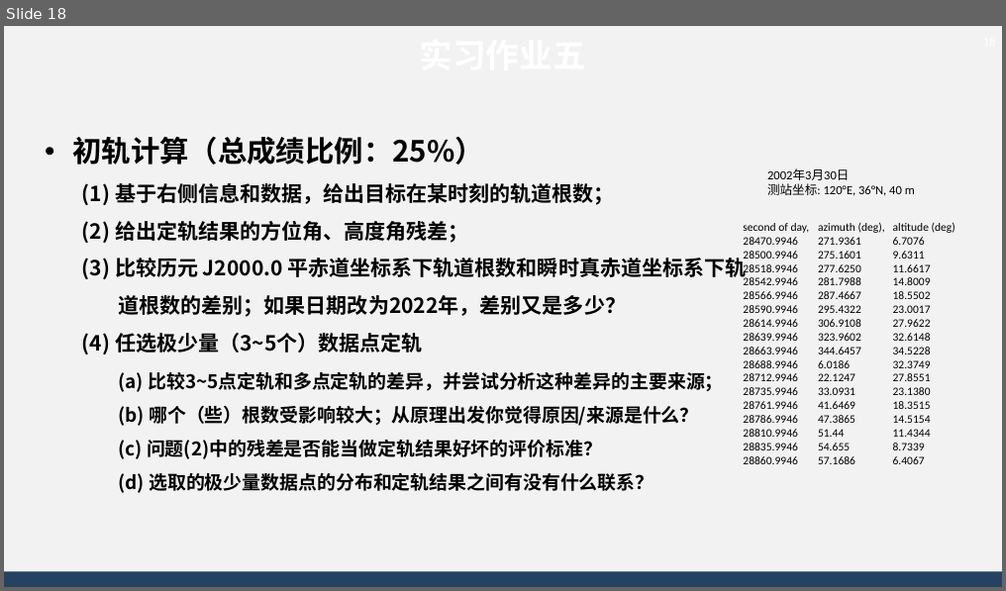
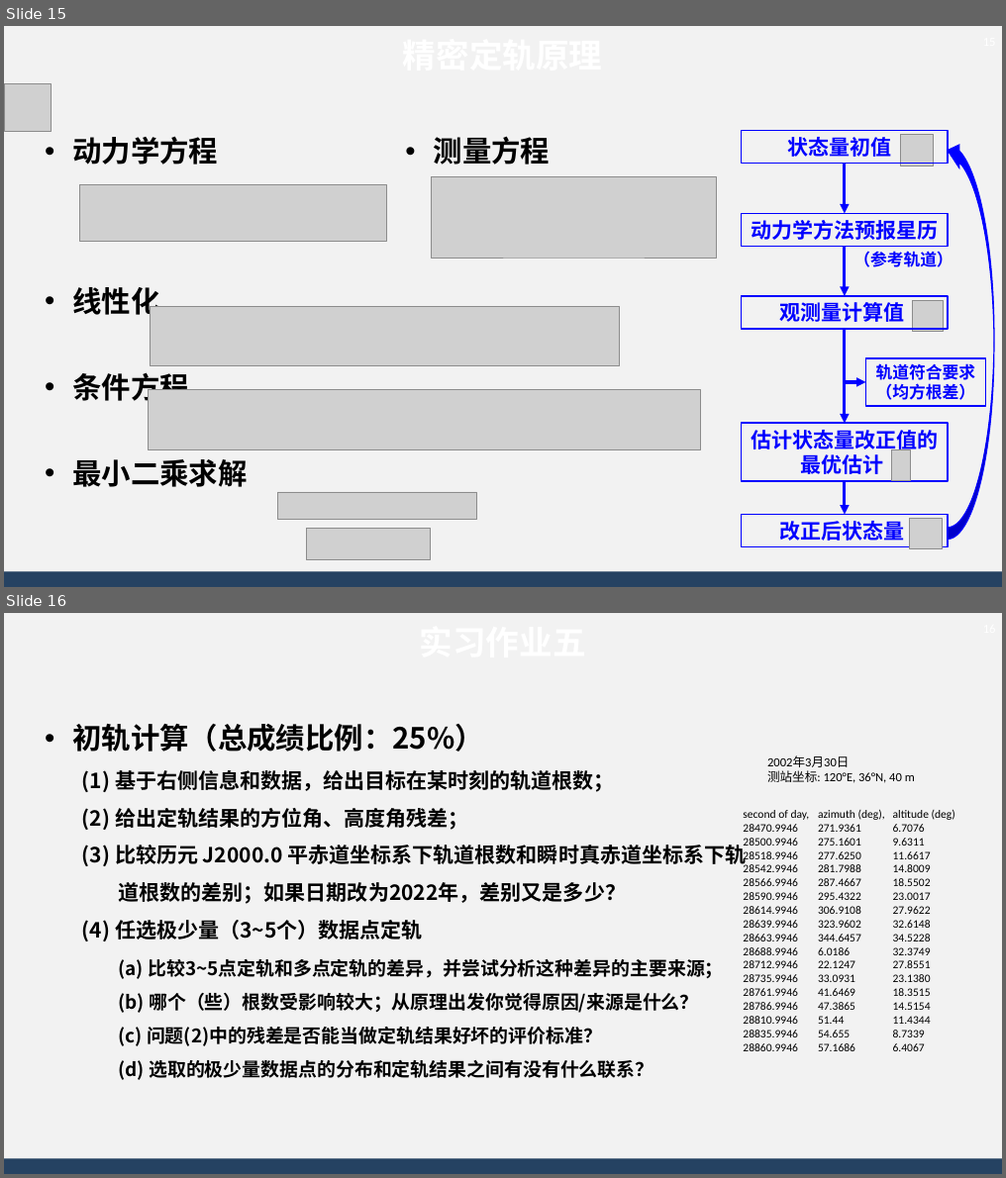
Before and after one commit to AsBackup/DAOSSA, a slide deck: 12 初轨确定和精密定轨原理.pptx. Shown one above the other, each under a label of ours: slide 18 before the commit, slides 15 and 16 after it. The pictures are 1006x591 and 1006x1178 pixels, drawn with LibreOffice and Linux fonts; fonts in the diff are those of the drawing; grey boxes stand for pictures; background and template pictures are left out. Boxes give left, top, right and bottom in pixels: in the first picture for what was removed or moved away, otherwise in the second. Text is boxed around its words. In the diff, an @@ line names an element or a change of style, - is before the commit and + after.

```diff
--- a/12 初轨确定和精密定轨原理.pptx
+++ b/12 初轨确定和精密定轨原理.pptx
@@ slide 15 added at bbox=[4, 26, 1002, 587], background #F2F2F2; not listed: 1 template element that a slide beside it also shows @@
@@ text added at bbox=[4, 26, 1002, 84], 32 pt, text #FFFFFF, bold @@
+精密定轨原理
@@ page number added at bbox=[966, 26, 1002, 56], 12 pt, text #FFFFFF @@
+15
@@ picture added at bbox=[4, 84, 51, 131] @@
@@ text added at bbox=[72, 136, 247, 487], 28 pt, text #000000, bold @@
+• 动力学方程
+• 线性化
+• 条件方程
+• 最小二乘求解
@@ text added at bbox=[434, 136, 549, 165], 28 pt, text #000000, bold @@
+• 测量方程
@@ rectangle added at bbox=[742, 130, 948, 163], outline #0000FF 1.5 pt, 20 pt, text #0000FF, bold @@
+状态量初值
@@ picture added at bbox=[901, 135, 933, 166] @@
@@ curved right arrow added at bbox=[948, 139, 994, 540], fill #0000FF, outline #0000FF 1 pt @@
@@ arrow added from (845, 163) to (845, 214), #0000FF 3 pt @@
@@ picture added at bbox=[79, 185, 386, 242] @@
@@ picture added at bbox=[432, 177, 717, 258] @@
@@ rectangle added at bbox=[742, 214, 948, 247], outline #0000FF 1.5 pt, 20 pt, text #0000FF, bold @@
+动力学方法预报星历
@@ arrow added from (845, 246) to (845, 296), #0000FF 3 pt @@
@@ text added at bbox=[853, 251, 952, 268], 16 pt, text #0000FF, bold @@
+（参考轨道）
@@ picture added at bbox=[150, 306, 620, 366] @@
@@ rectangle added at bbox=[742, 296, 948, 329], outline #0000FF 1.5 pt, 20 pt, text #0000FF, bold @@
+观测量计算值
@@ picture added at bbox=[913, 301, 944, 332] @@
@@ arrow added from (845, 329) to (845, 424), #0000FF 3 pt @@
@@ rectangle added at bbox=[866, 359, 986, 406], outline #0000FF 1.5 pt, 16 pt, text #0000FF, bold @@
+轨道符合要求
+（均方根差）
@@ picture added at bbox=[148, 390, 701, 450] @@
@@ arrow added from (845, 382) to (866, 382), #0000FF 3 pt @@
@@ rectangle added at bbox=[742, 424, 948, 481], outline #0000FF 1.5 pt, 20 pt, text #0000FF, bold @@
+估计状态量改正值的最优估计
@@ picture added at bbox=[892, 450, 910, 480] @@
@@ picture added at bbox=[278, 492, 477, 520] @@
@@ arrow added from (845, 481) to (845, 515), #0000FF 3 pt @@
@@ picture added at bbox=[307, 529, 431, 561] @@
@@ rectangle added at bbox=[742, 515, 948, 548], outline #0000FF 1.5 pt, 20 pt, text #0000FF, bold @@
+改正后状态量
@@ picture added at bbox=[910, 519, 943, 550] @@
@@ what was slide 18 is now slide 16 @@
```
Also in this commit, not shown: 13 slides changed, 3 slides removed, 1 other file.
